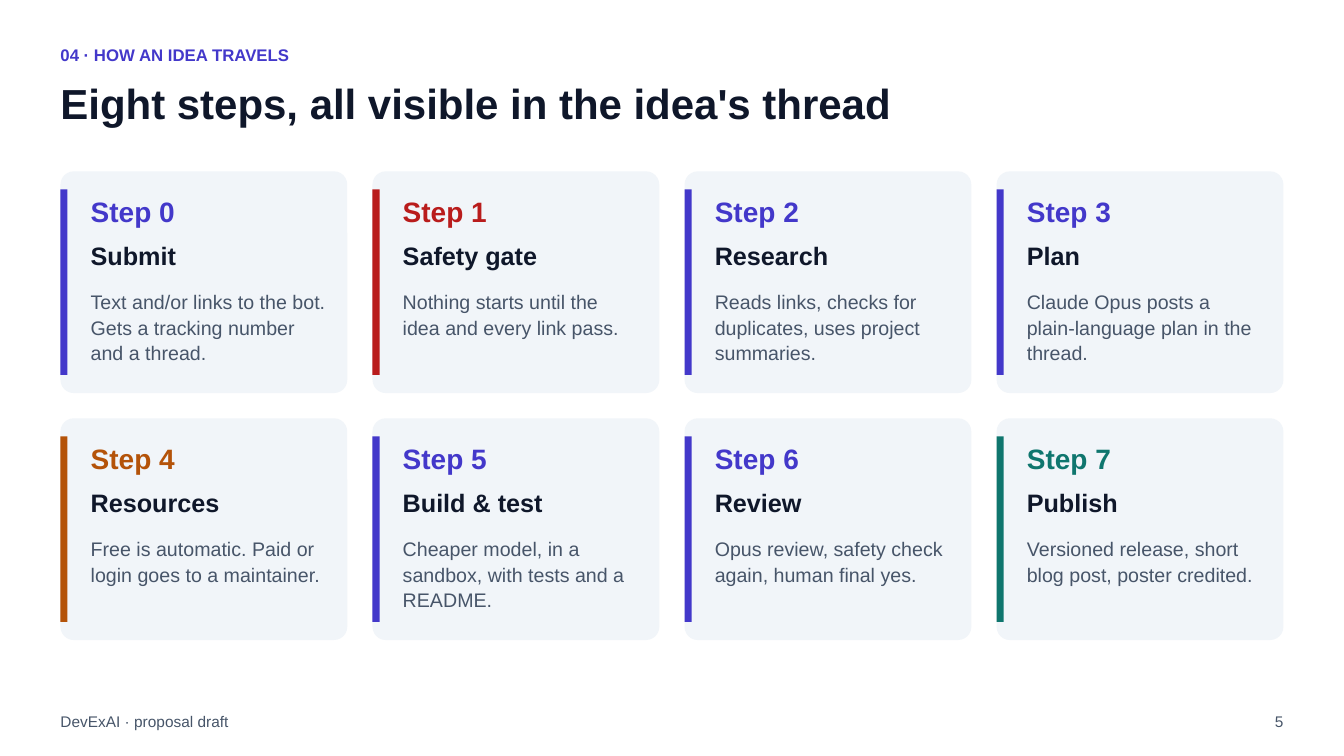
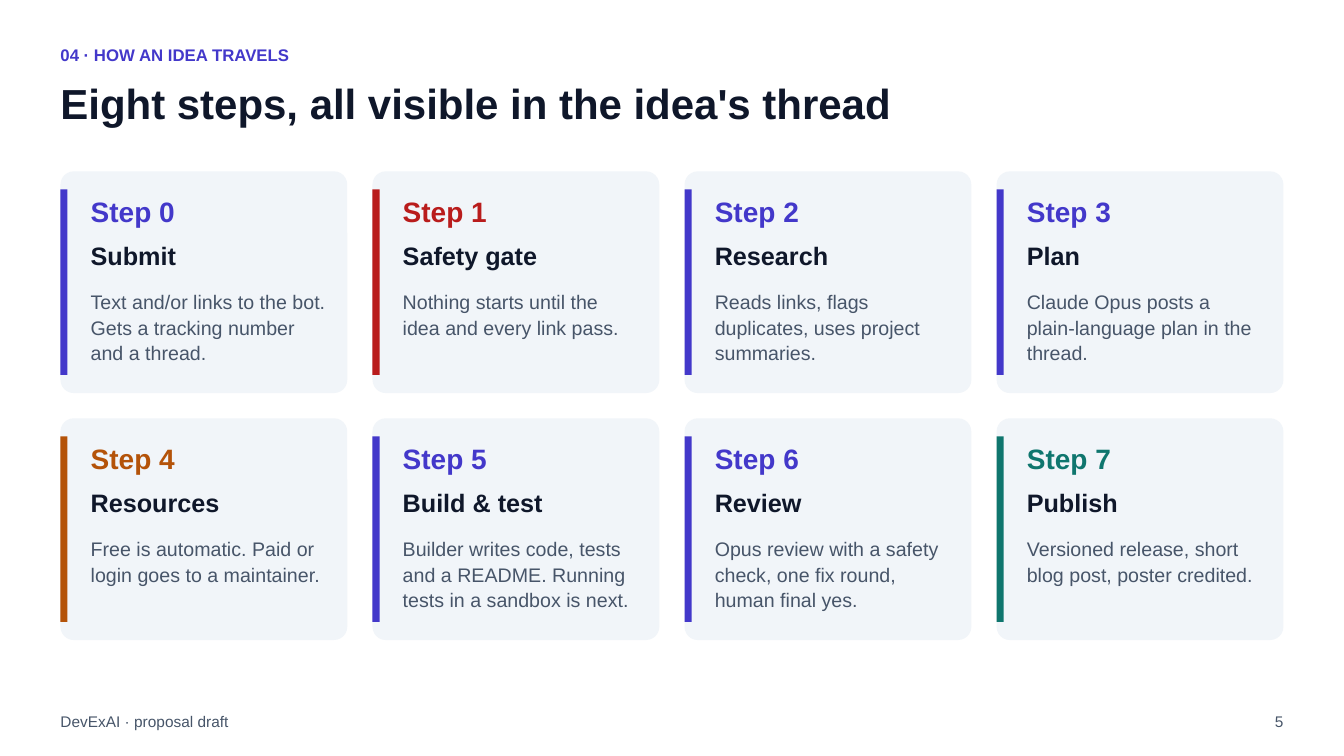
Before and after one commit to raghavsatyadev/DevExAI, a slide deck: slide 5 of DevExAI.pptx. Drawn at 1344x756 pixels with LibreOffice and Linux fonts; fonts in the diff are those of the drawing. Boxes give left, top, right and bottom in pixels: in the first picture for what was removed or moved away, otherwise in the second. Text is boxed around its words. In the diff, an @@ line names an element or a change of style, - is before the commit and + after.

```diff
--- a/DevExAI.pptx
+++ b/DevExAI.pptx
@@ text at bbox=[715, 295, 920, 360]: text changed @@
-Reads links, checks for duplicates, uses project summaries.
+Reads links, flags duplicates, uses project summaries.
@@ text at bbox=[403, 542, 629, 607]: text changed @@
-Cheaper model, in a sandbox, with tests and a README.
+Builder writes code, tests and a README. Running tests in a sandbox is next.
@@ text at bbox=[715, 542, 938, 611]: text changed @@
-Opus review, safety check again, human final yes.
+Opus review with a safety check, one fix round, human final yes.
```
Also in this commit, not shown: 13 other slides changed, 3 other files.
